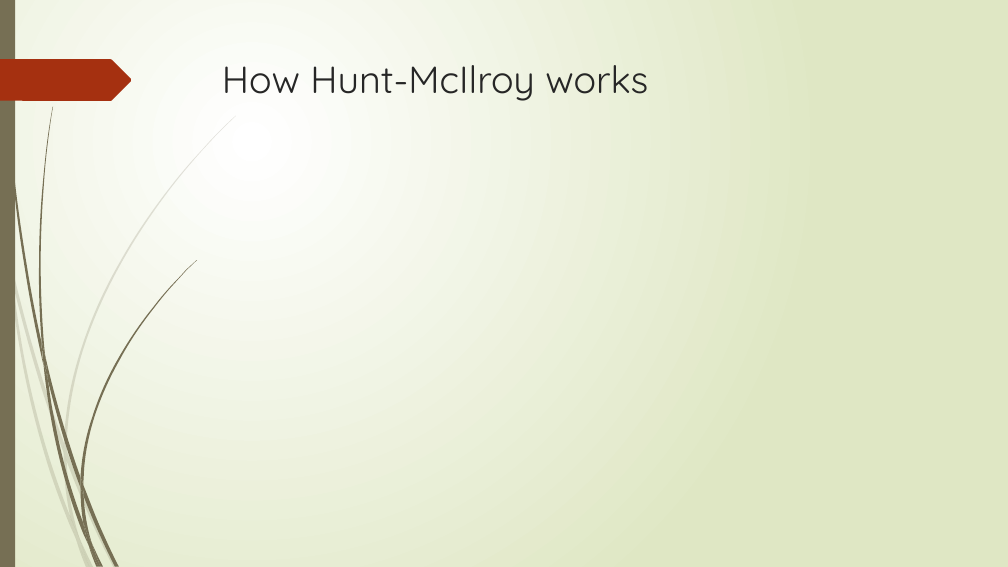
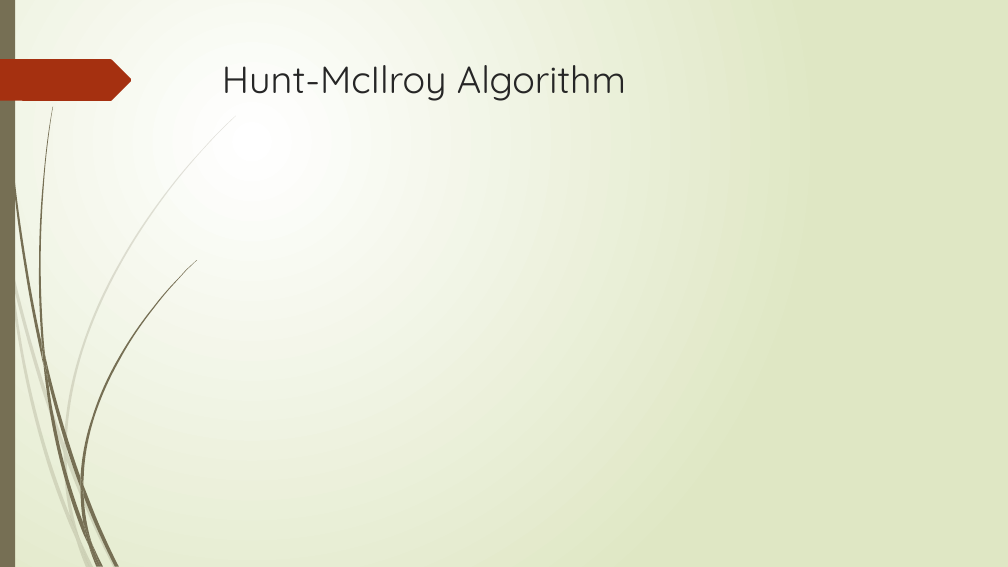
Before and after one commit to AthensStateComputerScience/DigitalHumanities, a slide deck: slide 6 of PowerPoint/Digital Humanities.pptx (slide 9 before the commit). Drawn at 1008x567 pixels with LibreOffice and Linux fonts; fonts in the diff are those of the drawing; grey boxes stand for pictures. Boxes give left, top, right and bottom in pixels: in the first picture for what was removed or moved away, otherwise in the second. Text is boxed around its words. In the diff, an @@ line names an element or a change of style, - is before the commit and + after.

```diff
--- a/PowerPoint/Digital Humanities.pptx
+++ b/PowerPoint/Digital Humanities.pptx
@@ title at (222,65,626,101): text changed @@
-How Hunt-McIlroy works
+Hunt-McIlroy Algorithm
```
Also in this commit, not shown: 7 other slides changed, 5 slides added, 7 slides removed.
